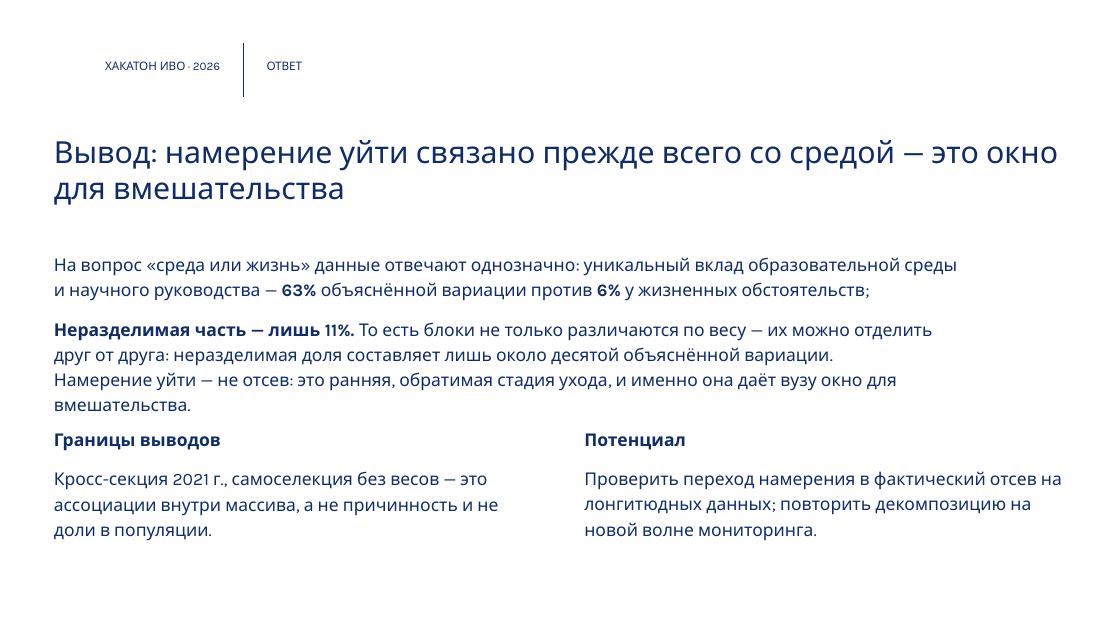
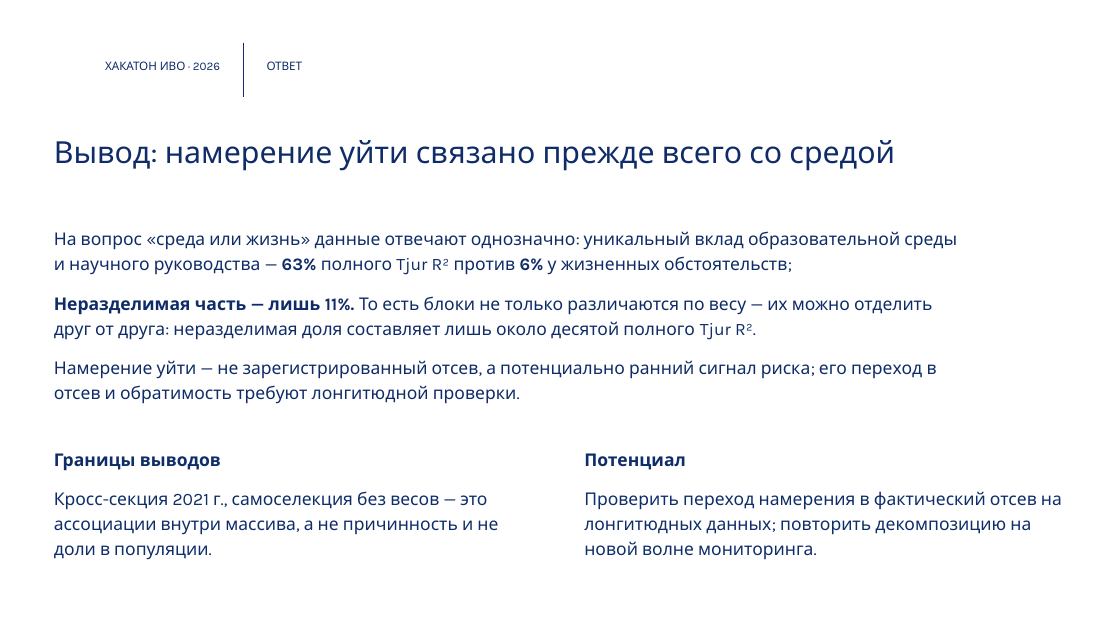
Before and after one commit to TheBladeOfMiquella/aspirants-dropout-intention, a slide deck: slide 10 of presentation/pitch_hse_ivo_2026.pptx. Drawn at 1120x630 pixels with LibreOffice and Linux fonts; fonts in the diff are those of the drawing; background and template pictures are left out. Boxes give left, top, right and bottom in pixels: in the first picture for what was removed or moved away, otherwise in the second. Text is boxed around its words. In the diff, an @@ line names an element or a change of style, - is before the commit and + after.

```diff
--- a/presentation/pitch_hse_ivo_2026.pptx
+++ b/presentation/pitch_hse_ivo_2026.pptx
@@ title at <box>54,140,895,171</box>: text changed @@
-Вывод: намерение уйти связано прежде всего со средой — это окно для вмешательства
+Вывод: намерение уйти связано прежде всего со средой
@@ text at <box>54,231,957,404</box>: text changed @@
-На вопрос «среда или жизнь» данные отвечают однозначно: уникальный вклад образовательной среды и научного руководства — 63% объяснённой вариации против 6% у жизненных обстоятельств;
-Неразделимая часть — лишь 11%. То есть блоки не только различаются по весу — их можно отделить друг от друга: неразделимая доля составляет лишь около десятой объяснённой вариации.
-Намерение уйти — не отсев: это ранняя, обратимая стадия ухода, и именно она даёт вузу окно для вмешательства.
+На вопрос «среда или жизнь» данные отвечают однозначно: уникальный вклад образовательной среды и научного руководства — 63% полного Tjur R² против 6% у жизненных обстоятельств;
+Неразделимая часть — лишь 11%. То есть блоки не только различаются по весу — их можно отделить друг от друга: неразделимая доля составляет лишь около десятой полного Tjur R².
+Намерение уйти — не зарегистрированный отсев, а потенциально ранний сигнал риска; его переход в отсев и обратимость требуют лонгитюдной проверки.
@@ text "Границы выводов": place and size @@
-text "Границы выводов" at <box>54,433,498,541</box>
+text "Границы выводов" at <box>54,453,498,560</box>
@@ text "Потенциал": place and size @@
-text "Потенциал" at <box>584,433,1062,540</box>
+text "Потенциал" at <box>584,453,1062,559</box>
```
Also in this commit, not shown: 4 other slides changed, 12 other files.
